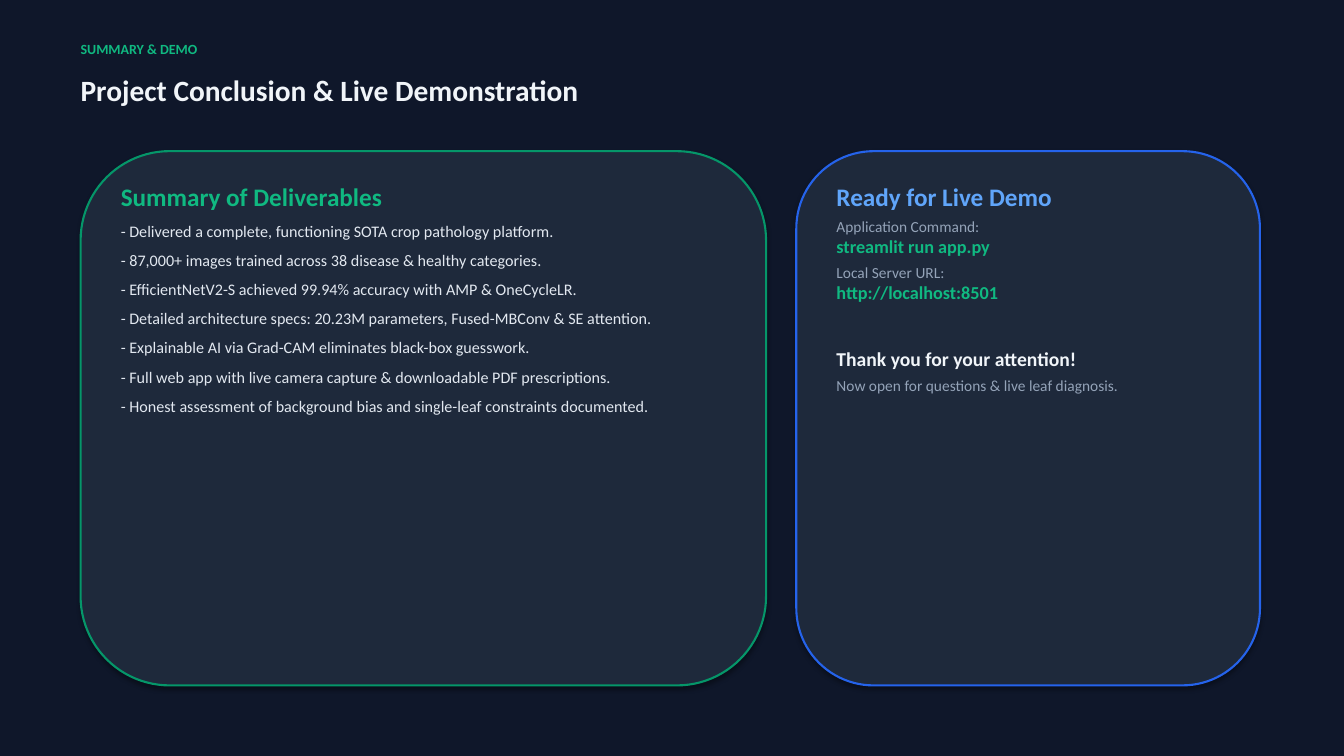
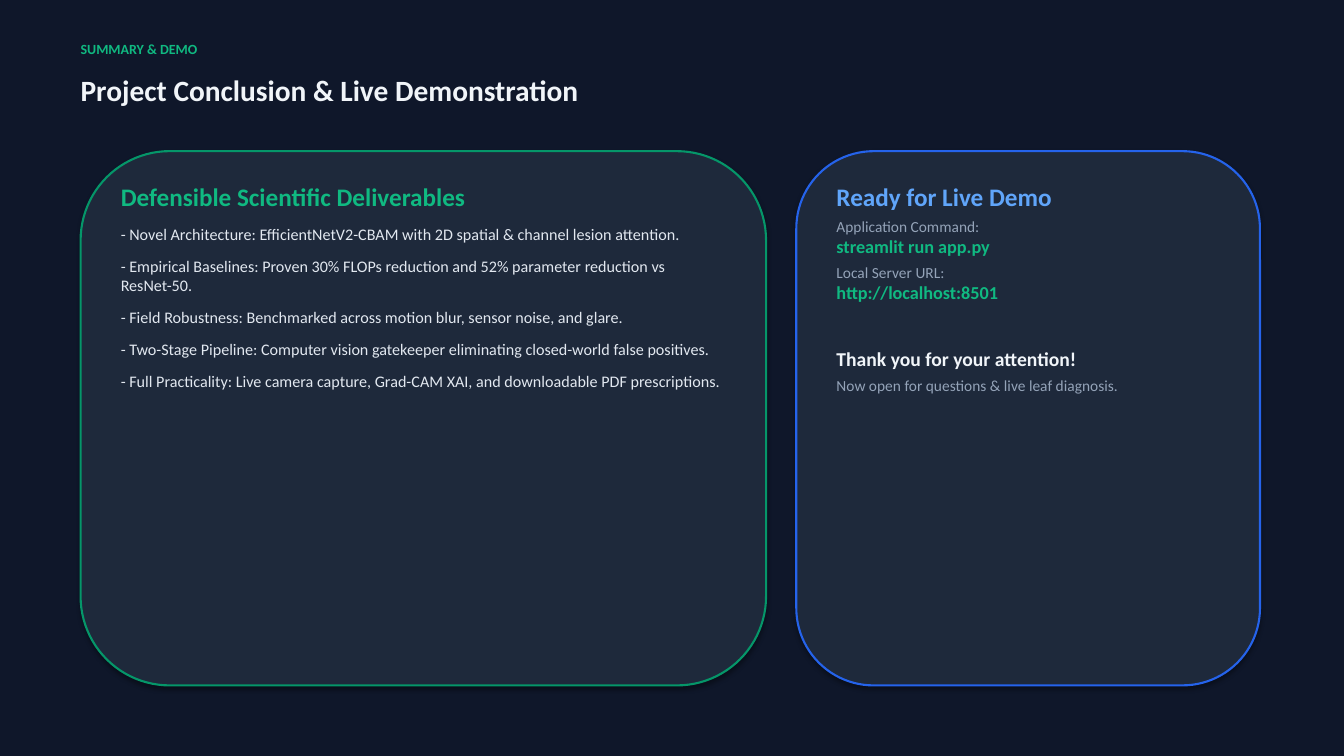
Before and after one commit to mokshit007/DL-crop-disease-detections, a slide deck: slide 15 of CropSense_AI_Official_Presentation.pptx. Drawn at 1344x756 pixels with LibreOffice and Linux fonts; fonts in the diff are those of the drawing. Boxes give left, top, right and bottom in pixels: in the first picture for what was removed or moved away, otherwise in the second. Text is boxed around its words. In the diff, an @@ line names an element or a change of style, - is before the commit and + after.

Commit message:
Add novel EfficientNetV2-CBAM attention architecture, multi-model benchmark suite, and robustness stress testing

```diff
--- a/CropSense_AI_Official_Presentation.pptx
+++ b/CropSense_AI_Official_Presentation.pptx
@@ text at box(121, 188, 720, 390): text changed @@
-Summary of Deliverables
-- Delivered a complete, functioning SOTA crop pathology platform.
-- 87,000+ images trained across 38 disease & healthy categories.
-- EfficientNetV2-S achieved 99.94% accuracy with AMP & OneCycleLR.
-- Detailed architecture specs: 20.23M parameters, Fused-MBConv & SE attention.
-- Explainable AI via Grad-CAM eliminates black-box guesswork.
-- Full web app with live camera capture & downloadable PDF prescriptions.
-- Honest assessment of background bias and single-leaf constraints documented.
+Defensible Scientific Deliverables
+- Novel Architecture: EfficientNetV2-CBAM with 2D spatial & channel lesion attention.
+- Empirical Baselines: Proven 30% FLOPs reduction and 52% parameter reduction vs ResNet-50.
+- Field Robustness: Benchmarked across motion blur, sensor noise, and glare.
+- Two-Stage Pipeline: Computer vision gatekeeper eliminating closed-world false positives.
+- Full Practicality: Live camera capture, Grad-CAM XAI, and downloadable PDF prescriptions.
```
Also in this commit, not shown: 4 other slides changed, 4 slides added, 4 slides removed, 7 other files.
